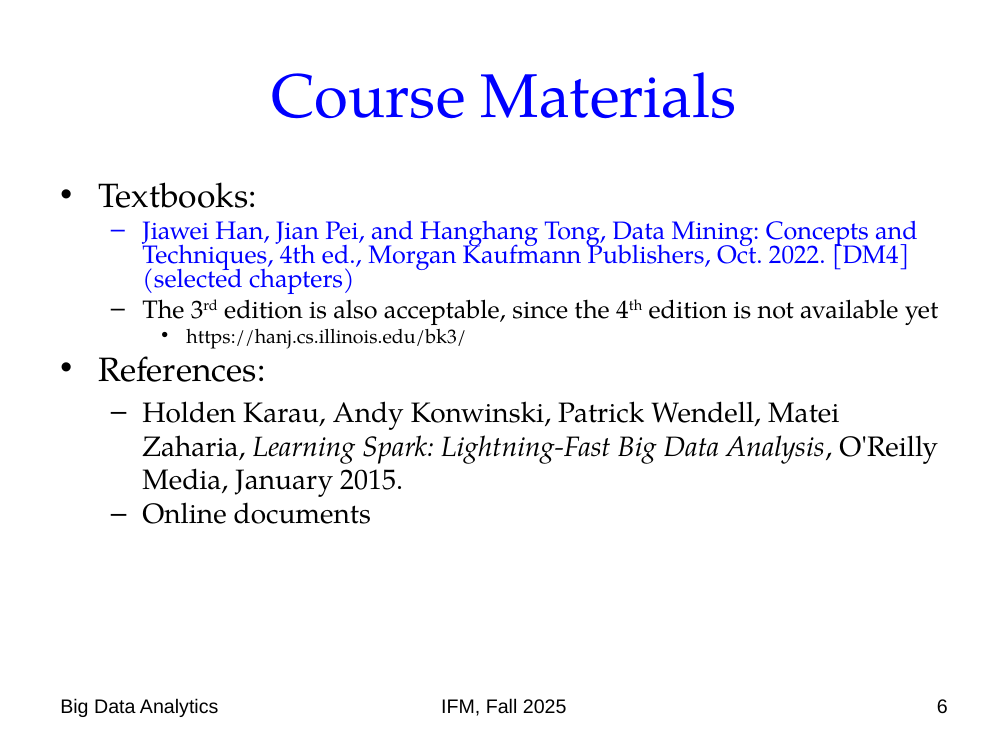
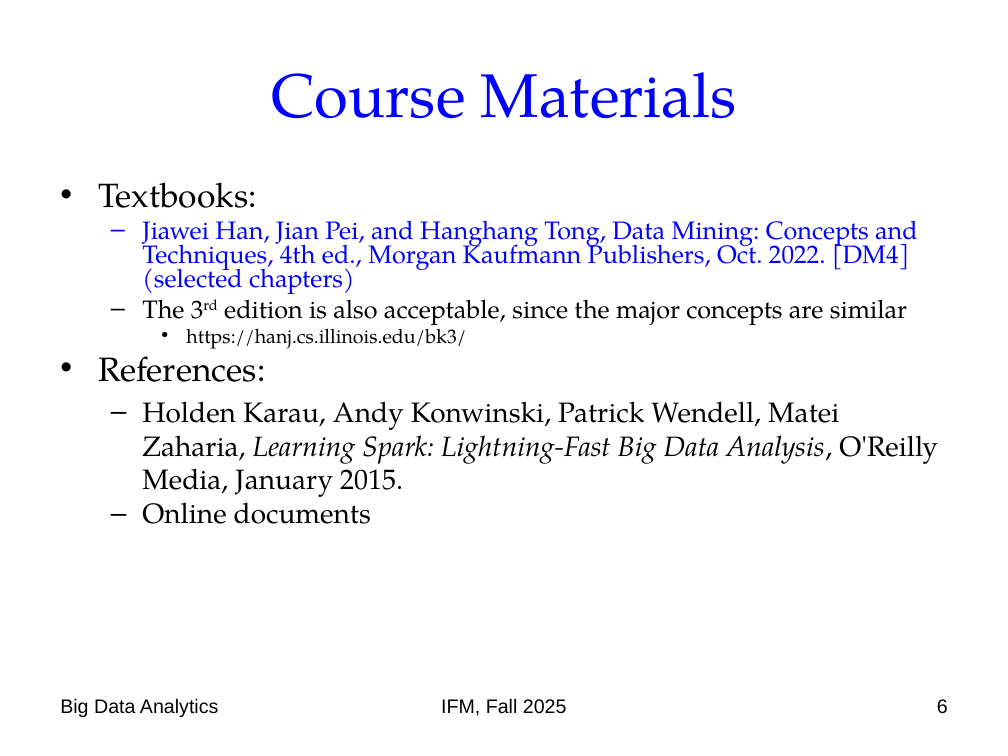
Before and after one commit to chriswjh/chriswjh.github.io, a slide deck: slide 6 of BDA_IFM/00-overview.ppt. Drawn at 1008x756 pixels with LibreOffice and Linux fonts; fonts in the diff are those of the drawing. Boxes give left, top, right and bottom in pixels: in the first picture for what was removed or moved away, otherwise in the second. Text is boxed around its words. In the diff, an @@ line names an element or a change of style, - is before the commit and + after.

```diff
--- a/BDA_IFM/00-overview.ppt
+++ b/BDA_IFM/00-overview.ppt
@@ text at [142,292,907,325]: text changed @@
-  – The 3rd edition is also acceptable, since the 4th edition is not available yet
+  – The 3rd edition is also acceptable, since the major concepts are similar
```
Also in this commit, not shown: 2 other slides changed.
